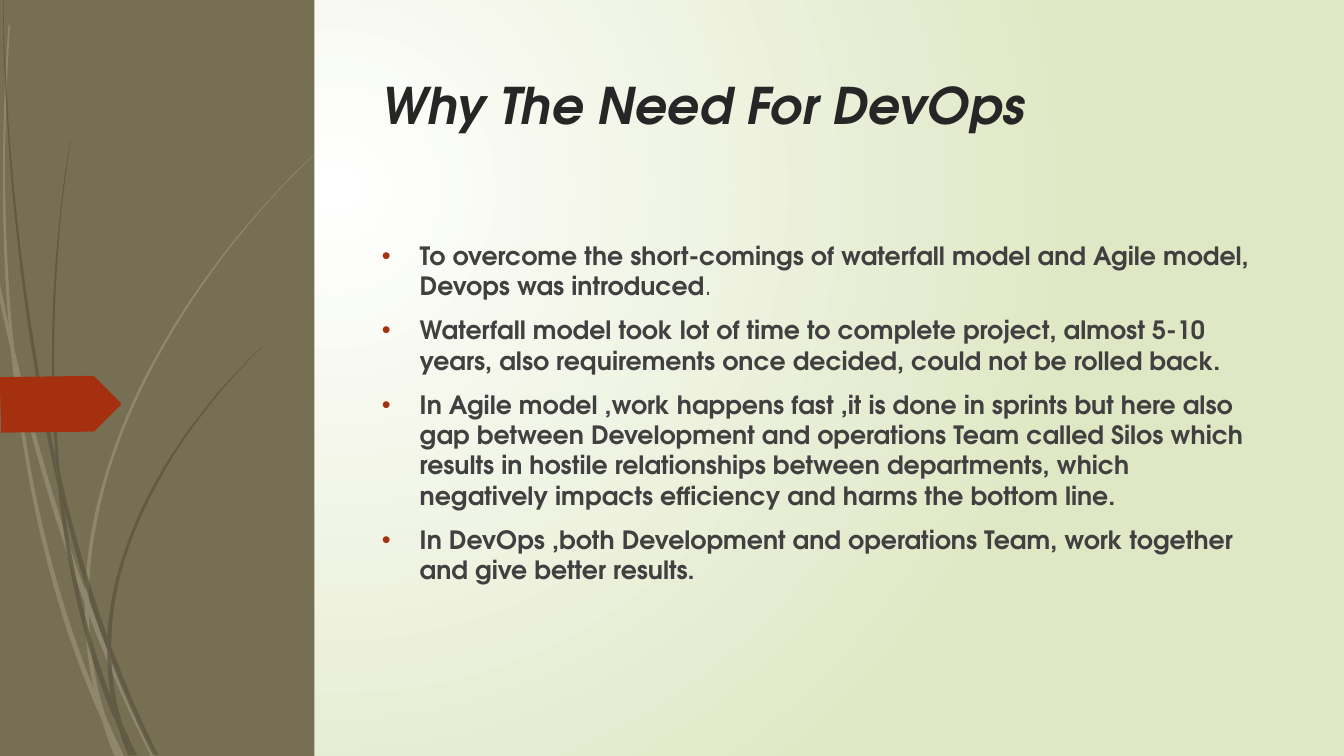
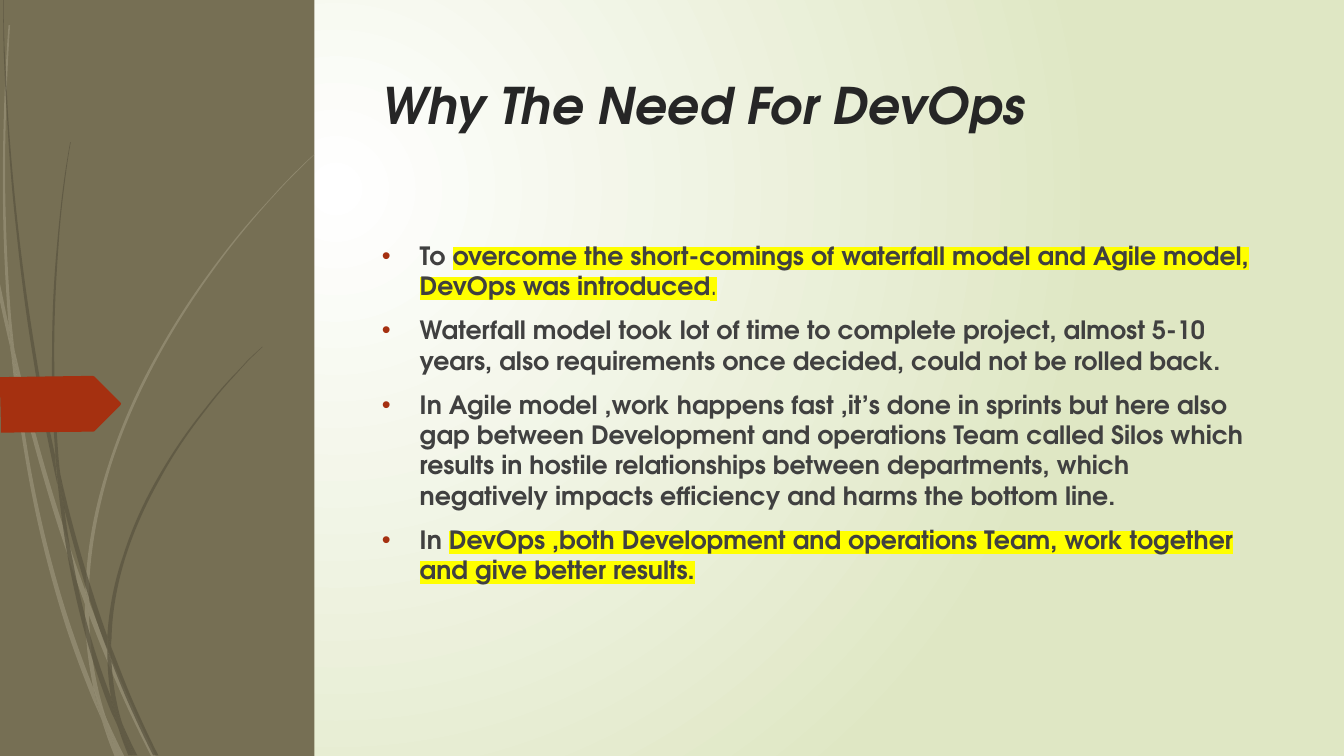
Before and after one commit to Ashok1012/test, a slide deck: slide 3 of DevOps.pptx. Drawn at 1344x756 pixels with LibreOffice and Linux fonts; fonts in the diff are those of the drawing. Boxes give left, top, right and bottom in pixels: in the first picture for what was removed or moved away, otherwise in the second. Text is boxed around its words. In the diff, an @@ line names an element or a change of style, - is before the commit and + after.

```diff
--- a/DevOps.pptx
+++ b/DevOps.pptx
@@ text at (420, 238, 1249, 306): text changed @@
-• To overcome the short-comings of waterfall model and Agile model, Devops was introduced.
+• To overcome the short-comings of waterfall model and Agile model, DevOps was introduced.
@@ text at (420, 394, 1243, 511): text changed @@
-• In Agile model ,work happens fast ,it is done in sprints but here also gap between Development and operations Team called Silos which results in hostile relationships between departments, which negatively impacts efficiency and harms the bottom line.
+• In Agile model ,work happens fast ,it’s done in sprints but here also gap between Development and operations Team called Silos which results in hostile relationships between departments, which negatively impacts efficiency and harms the bottom line.
@@ text at (420, 522, 1233, 590): highlight none to #FFFF00 in "DevOps ,both Development and operations Team, work ..." @@
```
Also in this commit, not shown: 48 other slides changed, 9 slides added, 2 slides removed.
